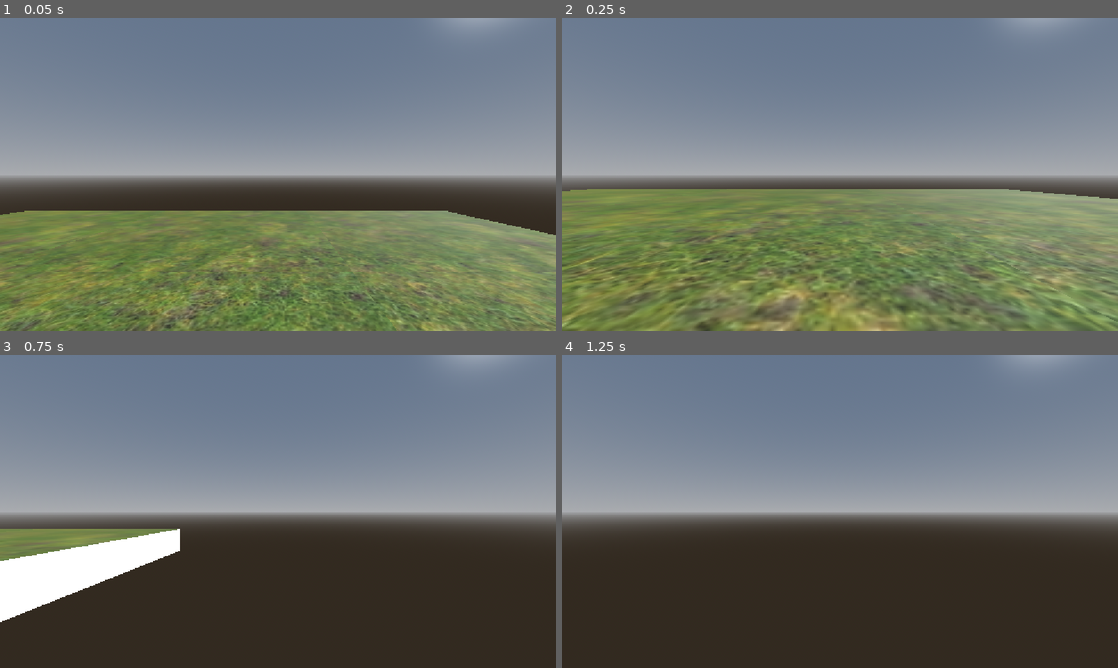
Above: before the commit, frames 1-4 (two rows, left to right).
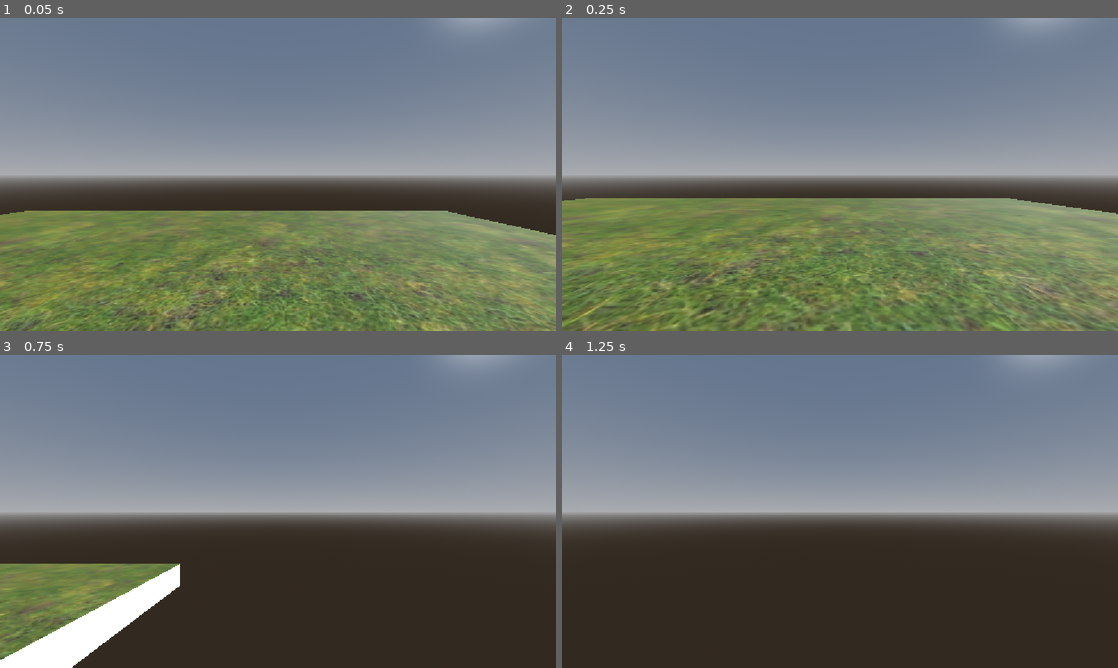
Above: after the commit, the same moments.

Repository: BAJ-Games/test-3d
Game: Godot game, scene res://scenes/main.tscn
Two runs of this game, one before a commit and one after it. Both use one fixed random seed, a clock stepped at 60 frames per second and the inputs below.
Inputs (mouse positions are in pixels of both pictures, inside the frame that each line leads up to):
- Up to frame 1 (0.05 s): no input
- Up to frame 2 (0.25 s): no input
- Up to frame 3 (0.75 s): tap Enter (ui_accept) at 0.5 s; move the mouse to (400, 495) at 0.52 s; hold Right (ui_right) from 0.53 s (still down); tap F (freefly) at 0.6 s; click (400, 495) at 0.67 s
- Up to frame 4 (1.25 s): keep holding Right (ui_right); tap Enter (ui_accept) at 0.77 s

Frame 1 is identical in both runs. In frame 2, 16% of the frame differs, in the area x 0-100%, y 54-100%; in frame 3, 12%; in frame 4, nothing differs.

Commit message:
Adjust scene collision shapes
Resize and reposition the ground collider, and add a box collider near the wall.

Diff:
--- a/scenes/main.tscn
+++ b/scenes/main.tscn
@@ -16,7 +16,10 @@
 sky = SubResource("Sky_o5qli")
 
 [sub_resource type="BoxShape3D" id="BoxShape3D_0wfyh"]
-size = Vector3(13.8, 1, 14.900001)
+size = Vector3(12.1, 0.3, 14.900001)
+
+[sub_resource type="BoxShape3D" id="BoxShape3D_hhfpc"]
+size = Vector3(0.4, 2, 2)
 
 [node name="Main" type="Node3D" unique_id=1946020871]
 
@@ -36,7 +39,7 @@
 transform = Transform3D(1, 0, 0, 0, 1, 0, 0, 0, 1, 12.7, 0, -5.5)
 
 [node name="CollisionShape3D" type="CollisionShape3D" parent="StaticBody3D" unique_id=1551182047]
-transform = Transform3D(1, 0, 0, 0, 1, 0, 0, 0, 1, -0.8000002, 0, -3.0500002)
+transform = Transform3D(1, 0, 0, 0, 1, 0, 0, 0, 1, -1.6500006, 0.8499999, -3.0500002)
 shape = SubResource("BoxShape3D_0wfyh")
 
 [node name="Grass" parent="." unique_id=1226171197 instance=ExtResource("2_0wfyh")]
@@ -86,3 +89,9 @@
 
 [node name="Wall" parent="." unique_id=664652324 instance=ExtResource("3_sugp2")]
 transform = Transform3D(1, 0, 0, 0, 1, 0, 0, 0, 1, 8.2, 1.9999999, -6.2000003)
+
+[node name="StaticBody3D2" type="StaticBody3D" parent="." unique_id=1168095941]
+
+[node name="CollisionShape3D" type="CollisionShape3D" parent="StaticBody3D2" unique_id=2113157349]
+transform = Transform3D(1, 0, 0, 0, 1, 0, 0, 0, 1, 9, 2, -6.2)
+shape = SubResource("BoxShape3D_hhfpc")
